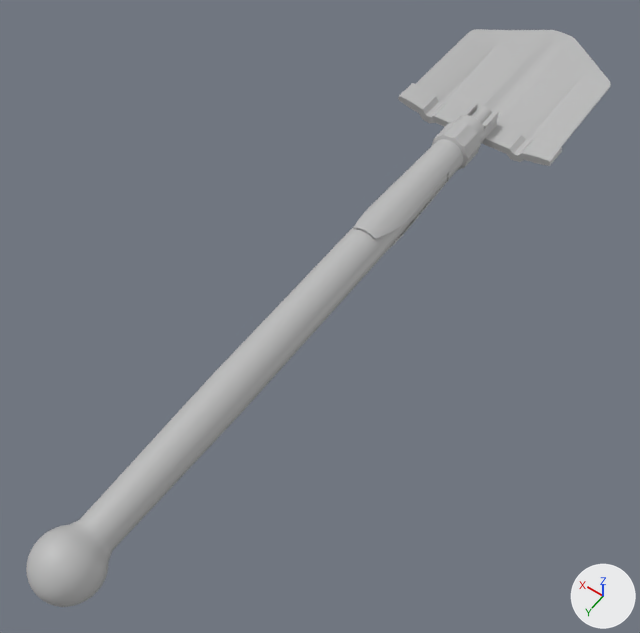
The FBX model Dodge Charger/RandomAssets/Shovel.fbx: old version first, new version second.
One viewpoint serves both versions: a 50 mm lens placed at (-0.176, 0.3, 0.367), pointed at (0.003, 0.049, -0.027). Every picture has the same lights, and +X, +Y and +Z are marked at lower right. Where no turn or scale is listed for an object, it has been applied to the vertices.

Names of what the first picture shows: 'Handle', 'Handle_Metal', 'Shovel'.
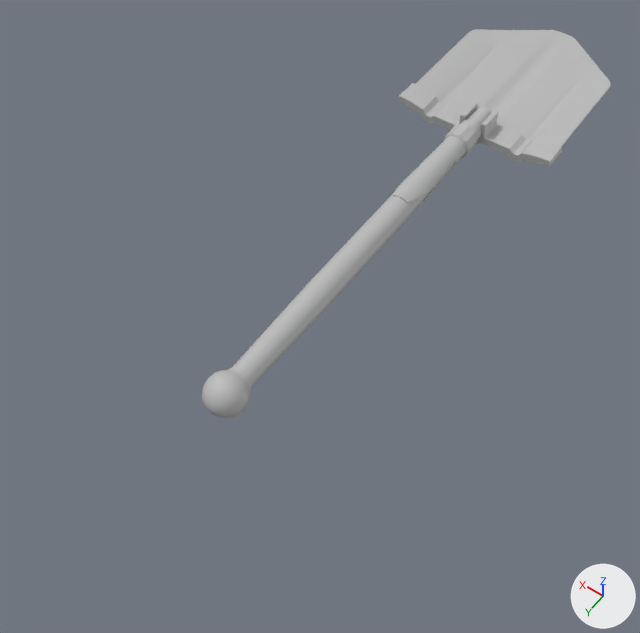
Boxes [x1, y1, x2, y2] around the edits, measured in the pictures (640 x 633 px):
'Handle', moved, rescaled (40% narrower, 41% shorter): before [26, 172, 449, 607]; after [202, 160, 455, 418]
'Handle_Metal', moved, rescaled (28% narrower, 28% shorter): before [353, 106, 492, 253]; after [392, 106, 492, 212]

Diff of the bpy script that builds the scene:
```diff
--- a/Dodge Charger/RandomAssets/Shovel.fbx.py
+++ b/Dodge Charger/RandomAssets/Shovel.fbx.py
@@ ob_handle @@
 ob_handle.parent = ob_shovel_001
-ob_handle.location = (0.0, -0.0525, -7.277)
+ob_handle.location = (0.0, -0.0152, -1.127)
 ob_handle.rotation_euler = (0.0, 0.0, -3.142)  # degrees (0, 0, -180)
+ob_handle.scale = (0.695, 0.695, 0.695)
@@ ob_handle_metal @@
 ob_handle_metal.parent = ob_shovel_001
-ob_handle_metal.location = (0.0, 0.0, 7.439)
+ob_handle_metal.location = (0.0, 0.0, 8.987)
+ob_handle_metal.scale = (0.695, 0.695, 0.695)
```
